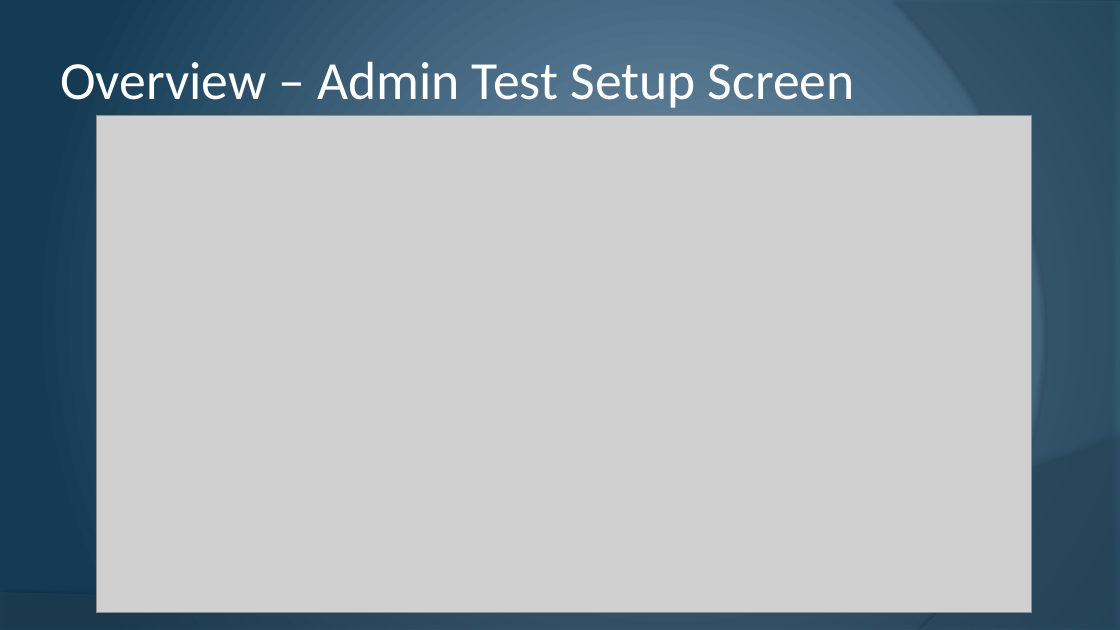
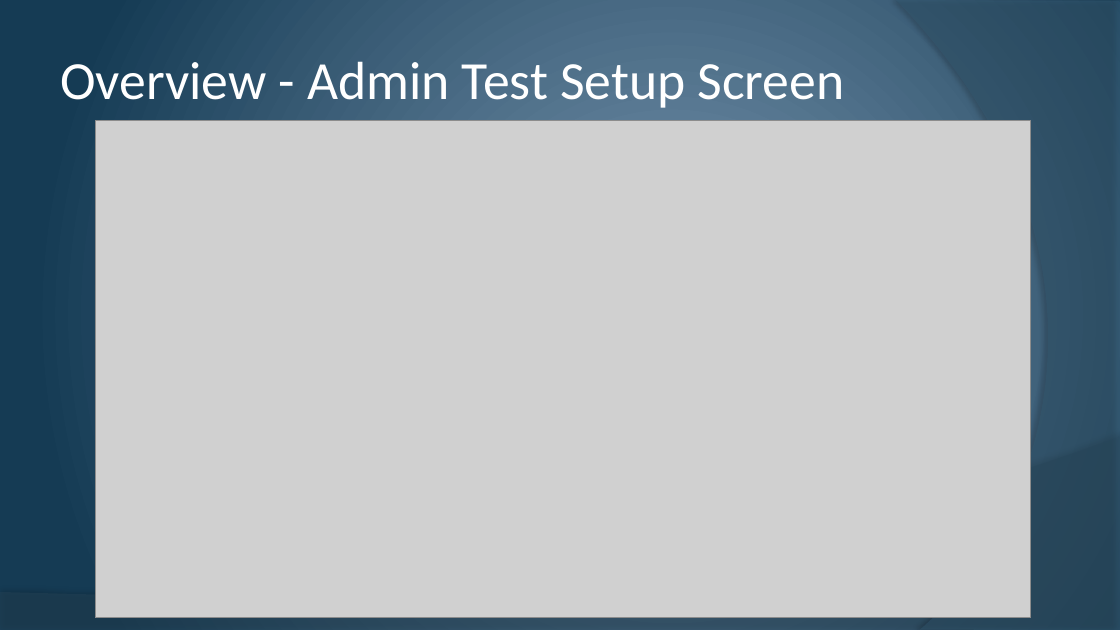
Before and after one commit to cstultz/cis234, a slide deck: slide 8 of assigns/assign10/t1-a10.pptx (slide 7 before the commit). Drawn at 1120x630 pixels with LibreOffice and Linux fonts; fonts in the diff are those of the drawing; grey boxes stand for pictures. Boxes give left, top, right and bottom in pixels: in the first picture for what was removed or moved away, otherwise in the second. Text is boxed around its words. In the diff, an @@ line names an element or a change of style, - is before the commit and + after.

```diff
--- a/assigns/assign10/t1-a10.pptx
+++ b/assigns/assign10/t1-a10.pptx
@@ title at (x1=60, y1=61, x2=845, y2=108): text changed @@
-Overview – Admin Test Setup Screen
+Overview - Admin Test Setup Screen
@@ picture moved from (x1=97, y1=115, x2=1033, y2=613) to (x1=95, y1=120, x2=1031, y2=618) @@
```
Also in this commit, not shown: 10 other slides changed, 2 slides added, 1 slide removed.
